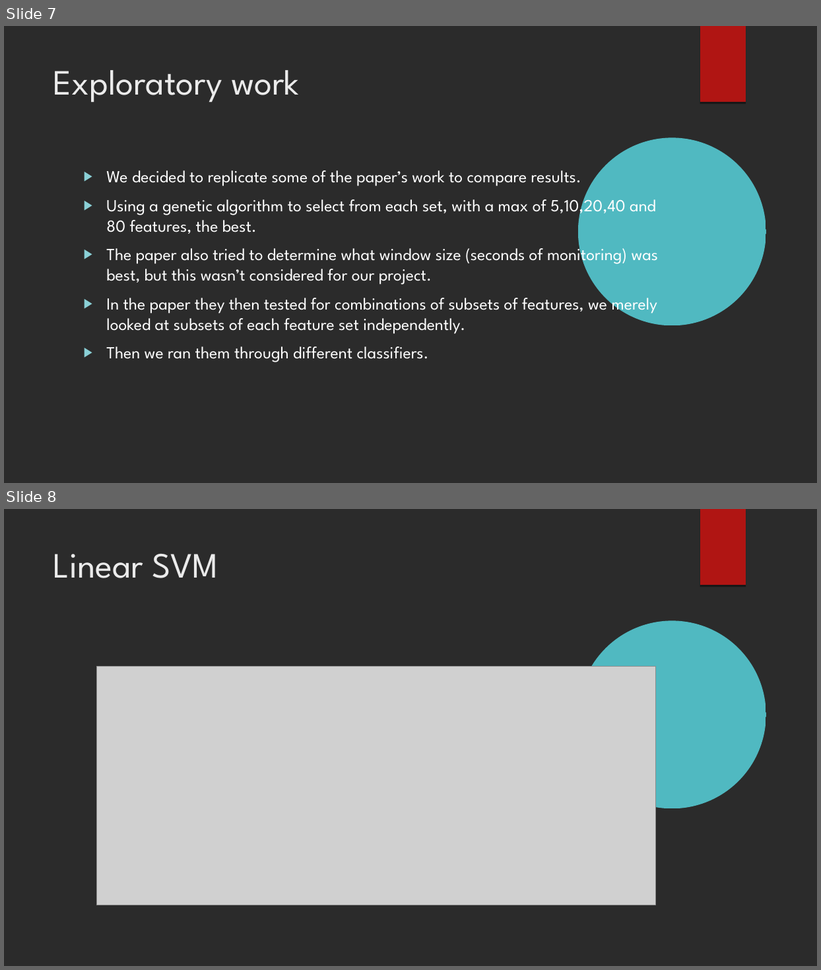
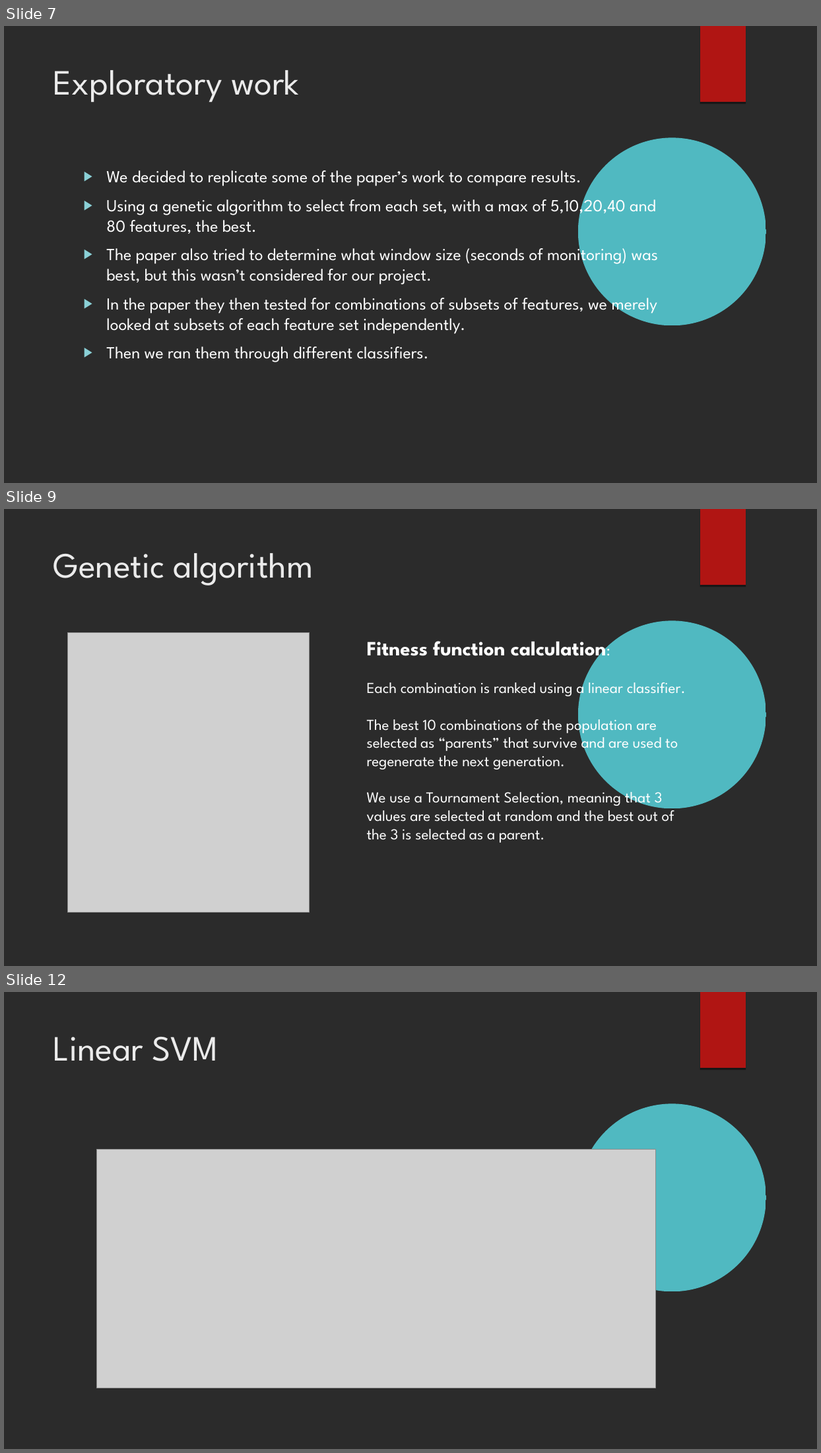
Before and after one commit to xaviersantos/dm, a slide deck: project_last/presentation.odp. Shown one above the other, each under a label of ours: slides 7 and 8 before the commit, slides 7, 9 and 12 after it; the slides between them are not shown. The pictures are 821x970 and 821x1453 pixels, drawn with LibreOffice and Linux fonts; fonts in the diff are those of the drawing; grey boxes stand for pictures; background and template pictures are left out; a plain dark background stands for a picture behind light text. Boxes give left, top, right and bottom in pixels: in the first picture for what was removed or moved away, otherwise in the second. Text is boxed around its words. In the diff, an @@ line names an element or a change of style, - is before the commit and + after.

Commit message:
added genetic algorithm part

```diff
--- a/project_last/presentation.odp
+++ b/project_last/presentation.odp
@@ slide 9 added at [4, 509, 817, 966], background picture (left out); not listed: 2 template elements that a slide beside it also shows @@
@@ title added at [54, 553, 314, 586], 42 pt, text #EBEBEB @@
+Genetic algorithm
@@ picture added at [67, 633, 310, 913] @@
@@ text added at [367, 641, 686, 843], 18 pt, text #FFFFFF @@
+Fitness function calculation:
+Each combination is ranked using a linear classifier.
+The best 10 combinations of the population are
+selected as “parents” that survive and are used to
+regenerate the next generation.
+We use a Tournament Selection, meaning that 3
+values are selected at random and the best out of
+the 3 is selected as a parent.
@@ what was slide 8 is now slide 12 @@
```
Also in this commit, not shown: 3 other slides added.
